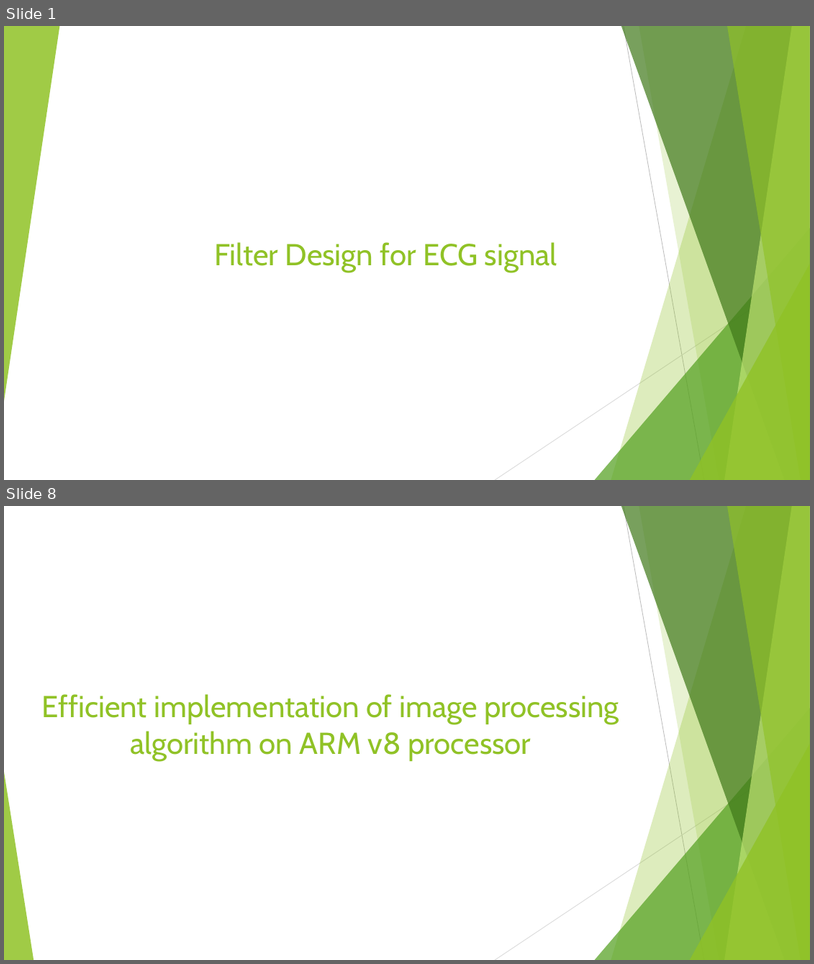
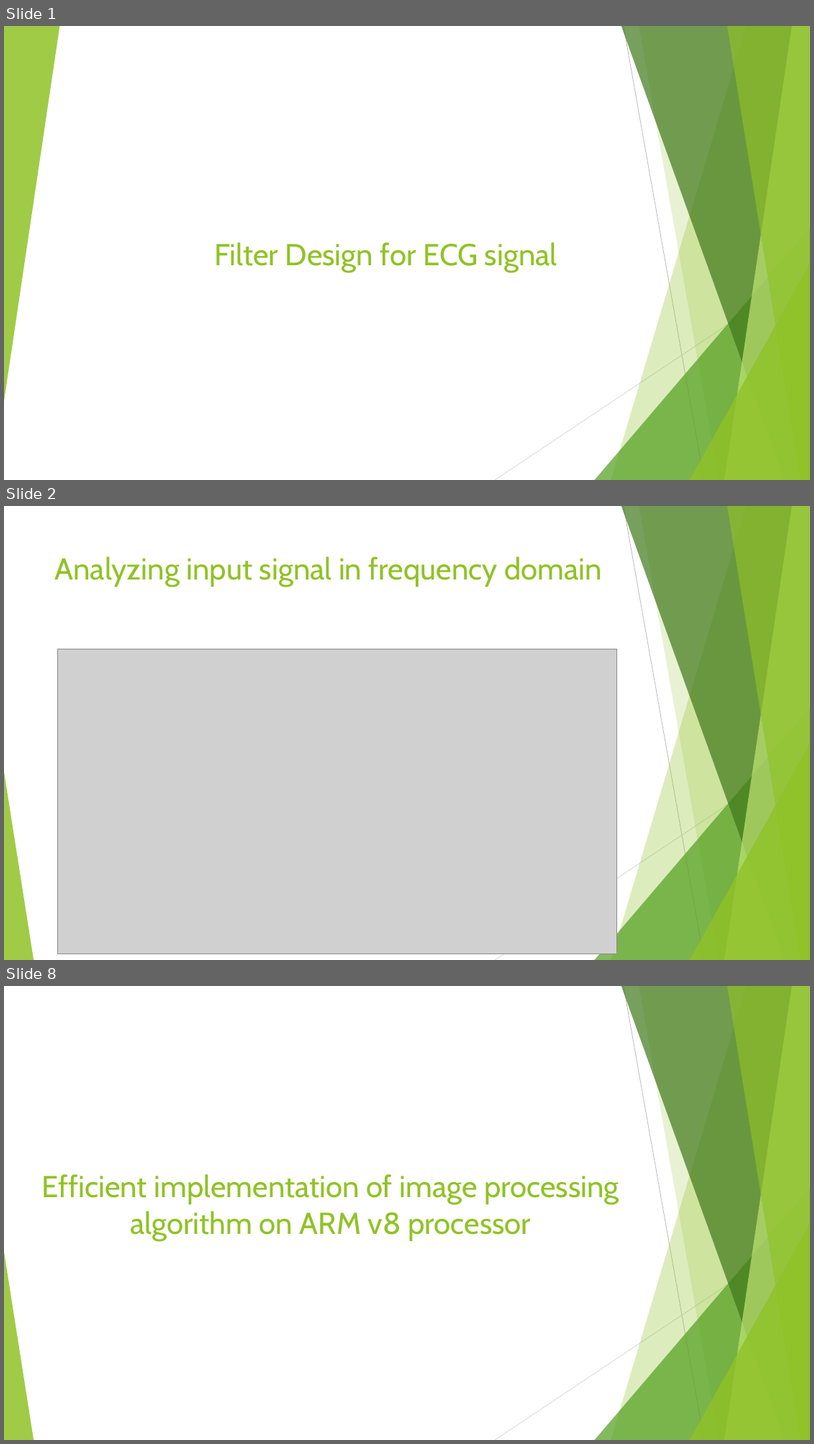
Before and after one commit to UmeshDeshmukh/Presentation, a slide deck: Presentation_E.pptx. Shown one above the other, each under a label of ours: slides 1 and 8 before the commit, slides 1, 2 and 8 after it; the slides between them are not shown. The pictures are 814x964 and 814x1444 pixels, drawn with LibreOffice and Linux fonts; fonts in the diff are those of the drawing; grey boxes stand for pictures. Boxes give left, top, right and bottom in pixels: in the first picture for what was removed or moved away, otherwise in the second. Text is boxed around its words. In the diff, an @@ line names an element or a change of style, - is before the commit and + after.

```diff
--- a/Presentation_E.pptx
+++ b/Presentation_E.pptx
@@ slide 2 added at (x1=4, y1=506, x2=810, y2=960), background #FFFFFF; not listed: 10 template elements that a slide beside it also shows @@
@@ title added at (x1=55, y1=556, x2=602, y2=587), 36 pt, text #90C226 @@
+Analyzing input signal in frequency domain
@@ picture added at (x1=57, y1=649, x2=617, y2=954) @@
```
Also in this commit, not shown: 4 slides changed, 6 other slides added, 6 slides removed.
